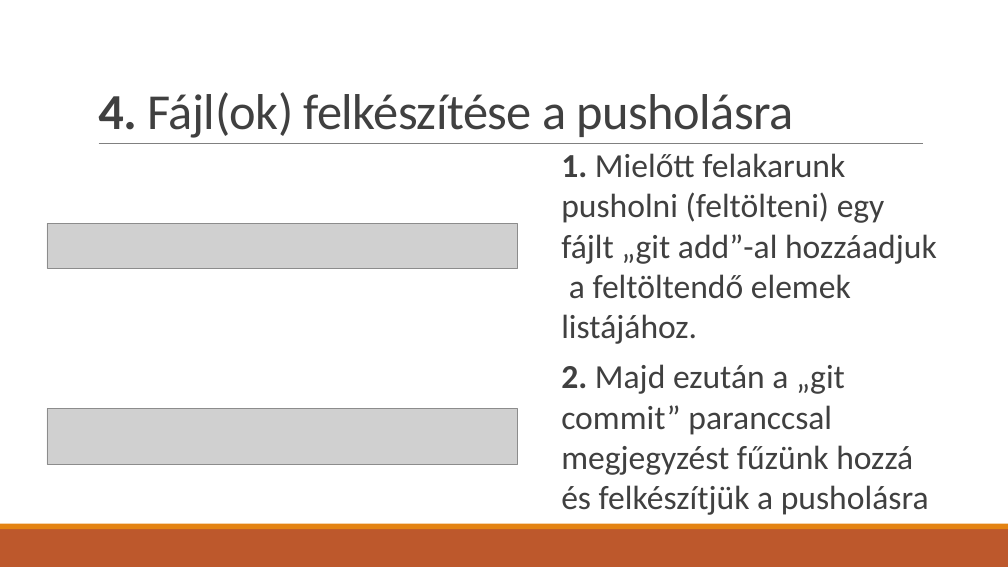
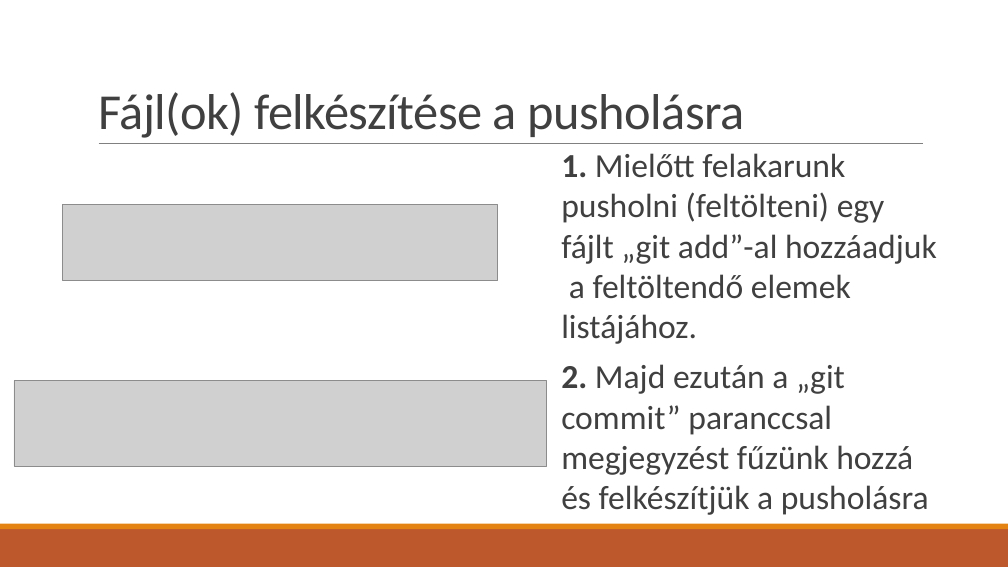
Before and after one commit to BognarBalint/Ikt_Projektmunka_2024-2025_Bogn-r_Roli_Kimi, a slide deck: slide 9 of Git_használat.pptx (slide 7 before the commit). Drawn at 1008x567 pixels with LibreOffice and Linux fonts; fonts in the diff are those of the drawing; grey boxes stand for pictures. Boxes give left, top, right and bottom in pixels: in the first picture for what was removed or moved away, otherwise in the second. Text is boxed around its words. In the diff, an @@ line names an element or a change of style, - is before the commit and + after.

```diff
--- a/Git_használat.pptx
+++ b/Git_használat.pptx
@@ title at bbox=[98, 92, 744, 138]: text changed @@
-4. Fájl(ok) felkészítése a pusholásra
+Fájl(ok) felkészítése a pusholásra
@@ picture: place and size @@
-picture at bbox=[47, 223, 517, 268]
+picture at bbox=[63, 205, 498, 281]
@@ picture: place and size @@
-picture at bbox=[47, 409, 517, 465]
+picture at bbox=[14, 380, 547, 466]
```
Also in this commit, not shown: 8 other slides changed, 2 slides added.
